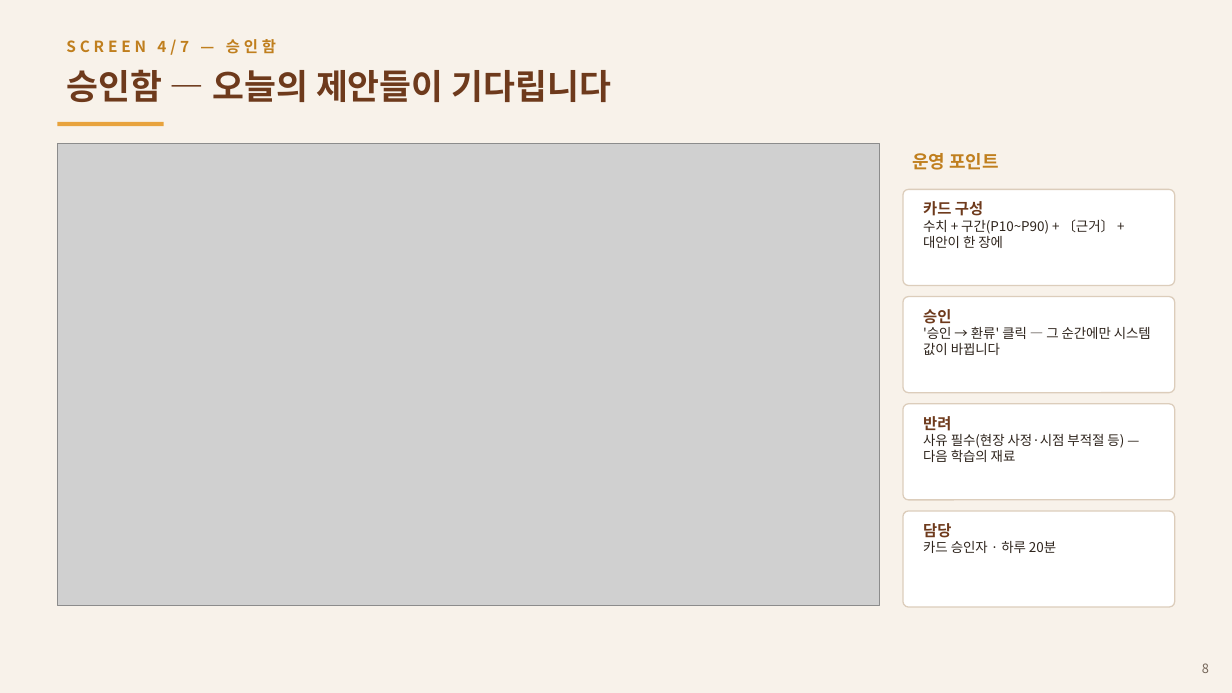
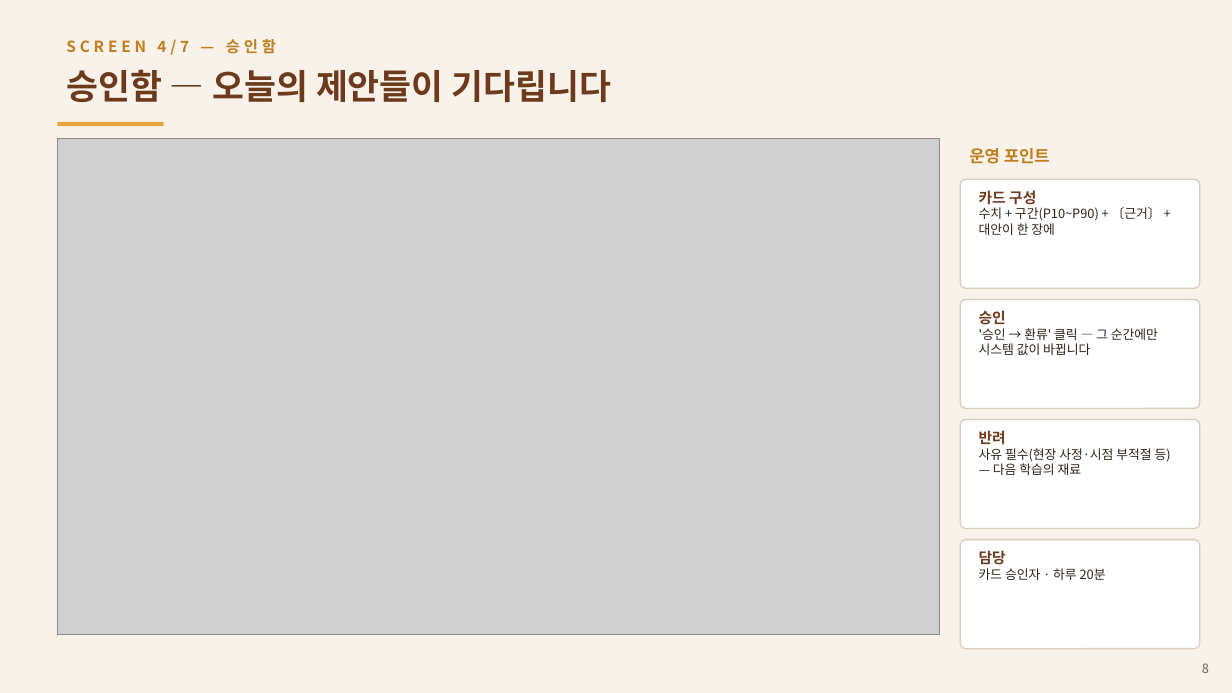
Before and after one commit to asclhg-web/thirdbrain-web, a slide deck: slide 8 of docs/presentations/BakeryT_Operations_Manual.pptx. Drawn at 1232x693 pixels with LibreOffice and Linux fonts; fonts in the diff are those of the drawing; grey boxes stand for pictures. Boxes give left, top, right and bottom in pixels: in the first picture for what was removed or moved away, otherwise in the second. Text is boxed around its words. In the diff, an @@ line names an element or a change of style, - is before the commit and + after.

```diff
--- a/docs/presentations/BakeryT_Operations_Manual.pptx
+++ b/docs/presentations/BakeryT_Operations_Manual.pptx
@@ picture: place and size @@
-picture at bbox=[57, 143, 880, 606]
+picture at bbox=[57, 139, 940, 635]
@@ text "운영 포인트": place and size @@
-text "운영 포인트" at bbox=[912, 153, 999, 170]
+text "운영 포인트" at bbox=[969, 148, 1050, 164]
@@ text "운영 포인트" at bbox=[969, 148, 1050, 164]: size 14 to 13 pt @@
@@ rounded rectangle: place and size @@
-rounded rectangle at bbox=[903, 189, 1175, 286]
+rounded rectangle at bbox=[960, 179, 1200, 288]
@@ text "카드 구성 수치 + 구간(P10~P90) ...": place and size @@
-text "카드 구성 수치 + 구간(P10~P90) ..." at bbox=[923, 201, 1114, 248]
+text "카드 구성 수치 + 구간(P10~P90) ..." at bbox=[979, 190, 1161, 235]
@@ text "카드 구성 수치 + 구간(P10~P90) ..." at bbox=[979, 190, 1161, 235]: size 12 to 11.5 pt in "카드 구성"; size 10.5 to 10 pt in "수치 + 구간(P10~P90) + 〔근거〕 + 대안이 ..." @@
@@ rounded rectangle: place and size @@
-rounded rectangle at bbox=[903, 297, 1175, 393]
+rounded rectangle at bbox=[960, 299, 1200, 409]
@@ text "승인 '승인 → 환류' 클릭 ...": place and size @@
-text "승인 '승인 → 환류' 클릭 ..." at bbox=[923, 309, 1151, 355]
+text "승인 '승인 → 환류' 클릭 ..." at bbox=[979, 310, 1158, 355]
@@ text "승인 '승인 → 환류' 클릭 ..." at bbox=[979, 310, 1158, 355]: size 12 to 11.5 pt in "승인"; size 10.5 to 10 pt @@
@@ rounded rectangle: place and size @@
-rounded rectangle at bbox=[903, 404, 1175, 500]
+rounded rectangle at bbox=[960, 420, 1200, 529]
@@ text "반려 사유 필수(현장 사정·시점 부적절 ...": place and size @@
-text "반려 사유 필수(현장 사정·시점 부적절 ..." at bbox=[923, 416, 1124, 462]
+text "반려 사유 필수(현장 사정·시점 부적절 ..." at bbox=[979, 430, 1171, 475]
@@ text "반려 사유 필수(현장 사정·시점 부적절 ..." at bbox=[979, 430, 1171, 475]: size 12 to 11.5 pt in "반려"; size 10.5 to 10 pt @@
@@ proportions changed in 4 elements at bbox=[960, 179, 1200, 288], bbox=[960, 299, 1200, 409], bbox=[960, 420, 1200, 529], bbox=[960, 540, 1200, 649] @@
@@ rounded rectangle: place and size @@
-rounded rectangle at bbox=[903, 511, 1175, 607]
+rounded rectangle at bbox=[960, 540, 1200, 649]
@@ text "담당 카드 승인자 · 하루 ...": place and size @@
-text "담당 카드 승인자 · 하루 ..." at bbox=[923, 523, 1056, 553]
+text "담당 카드 승인자 · 하루 ..." at bbox=[979, 550, 1106, 580]
@@ text "담당 카드 승인자 · 하루 ..." at bbox=[979, 550, 1106, 580]: size 12 to 11.5 pt in "담당"; size 10.5 to 10 pt in "카드 승인자 · 하루 20분" @@
```
Also in this commit, not shown: 6 other slides changed.
